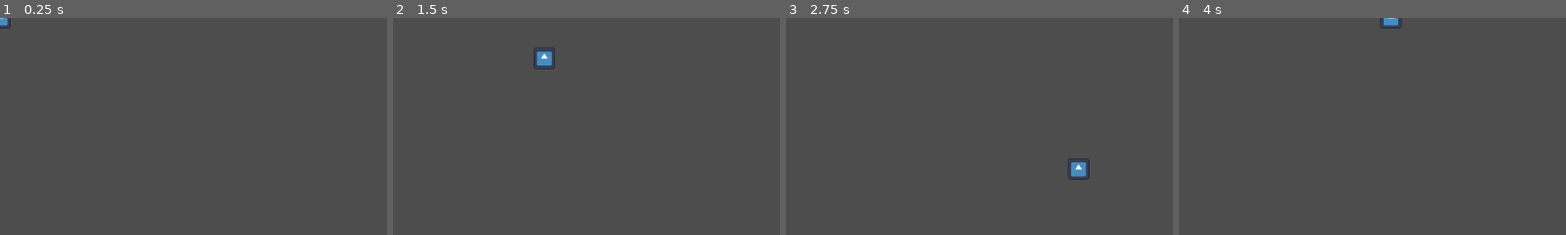
Above: before the commit, frames 1-4 (left to right).
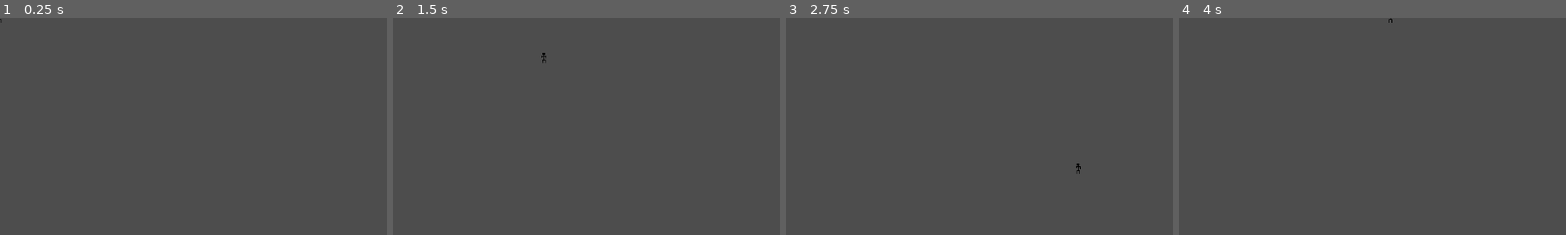
Above: after the commit, the same moments.

Repository: MrSoraDev/Jam-De-Carnaval
Game: Godot game, scene res://Game/Scenes/characters/player/player.tscn
Two runs of this game, one before a commit and one after it. Both use one fixed random seed, a clock stepped at 60 frames per second and the inputs below. This scene is started directly instead of the project's main scene.
Inputs:
- Up to frame 1 (0.25 s): no input
- Up to frame 2 (1.5 s): tap Enter at 0.5 s; hold D (right) 0.53-1.28 s; tap E (action, bound only after the commit) at 0.6, 1.35 s; hold S (down) from 1.28 s (still down)
- Up to frame 3 (2.75 s): release S (down) at 2.03 s; hold D (right) from 2.03 s (still down); tap E (action, bound only after the commit) at 2.1 s
- Up to frame 4 (4 s): release D (right) at 2.78 s; hold W (up) 2.78-3.53 s; tap E (action, bound only after the commit) at 2.85, 3.6 s; hold A (left) from 3.53 s (still down)
The pictures show only the part of the screen within x 0-50%, y 0-50%; the shares and areas given below are measured in that part.

The runs differ from the first frame. In frame 1, less than 0.1% of the frame differs, in the area x 0-3%, y 0-5%; in frame 2, 0.3%; in frame 3, 0.4%, in the area x 72-79%, y 64-75%; in frame 4, 0.2%.

Commit message:
script folder

Diff:
--- a/Game/Scenes/characters/player/player.tscn
+++ b/Game/Scenes/characters/player/player.tscn
@@ -1,7 +1,79 @@
-[gd_scene load_steps=4 format=3 uid="uid://bai5ahcd8rj2e"]
+[gd_scene load_steps=12 format=3 uid="uid://bai5ahcd8rj2e"]
 
 [ext_resource type="Script" path="res://player.gd" id="1_gid07"]
-[ext_resource type="Texture2D" uid="uid://i36kn86dyfm6" path="res://icon.svg" id="2_u73yk"]
+[ext_resource type="Texture2D" uid="uid://b0twgg3tmgm16" path="res://Game/Scenes/characters/player/player.png" id="2_mxcso"]
+
+[sub_resource type="AtlasTexture" id="AtlasTexture_ksrjv"]
+atlas = ExtResource("2_mxcso")
+region = Rect2(16, 0, 16, 16)
+
+[sub_resource type="AtlasTexture" id="AtlasTexture_vimx4"]
+atlas = ExtResource("2_mxcso")
+region = Rect2(32, 0, 16, 16)
+
+[sub_resource type="AtlasTexture" id="AtlasTexture_i3omm"]
+atlas = ExtResource("2_mxcso")
+region = Rect2(0, 16, 16, 16)
+
+[sub_resource type="AtlasTexture" id="AtlasTexture_5li2e"]
+atlas = ExtResource("2_mxcso")
+region = Rect2(16, 16, 16, 16)
+
+[sub_resource type="AtlasTexture" id="AtlasTexture_xbxhj"]
+atlas = ExtResource("2_mxcso")
+region = Rect2(32, 16, 16, 16)
+
+[sub_resource type="AtlasTexture" id="AtlasTexture_85uix"]
+atlas = ExtResource("2_mxcso")
+region = Rect2(0, 32, 16, 16)
+
+[sub_resource type="AtlasTexture" id="AtlasTexture_j22w4"]
+atlas = ExtResource("2_mxcso")
+region = Rect2(0, 0, 16, 16)
+
+[sub_resource type="SpriteFrames" id="SpriteFrames_e5t7o"]
+animations = [{
+"frames": [{
+"duration": 1.0,
+"texture": SubResource("AtlasTexture_ksrjv")
+}, {
+"duration": 1.0,
+"texture": SubResource("AtlasTexture_vimx4")
+}],
+"loop": true,
+"name": &"dance1",
+"speed": 5.0
+}, {
+"frames": [{
+"duration": 1.0,
+"texture": SubResource("AtlasTexture_i3omm")
+}, {
+"duration": 1.0,
+"texture": SubResource("AtlasTexture_5li2e")
+}],
+"loop": true,
+"name": &"dance2",
+"speed": 5.0
+}, {
+"frames": [{
+"duration": 1.0,
+"texture": SubResource("AtlasTexture_xbxhj")
+}, {
+"duration": 1.0,
+"texture": SubResource("AtlasTexture_85uix")
+}],
+"loop": true,
+"name": &"dance3",
+"speed": 5.0
+}, {
+"frames": [{
+"duration": 1.0,
+"texture": SubResource("AtlasTexture_j22w4")
+}],
+"loop": true,
+"name": &"idle",
+"speed": 5.0
+}]
 
 [sub_resource type="CircleShape2D" id="CircleShape2D_maxdy"]
 radius = 19.0
@@ -9,9 +81,9 @@
 [node name="Player" type="CharacterBody2D"]
 script = ExtResource("1_gid07")
 
-[node name="Sprite2D" type="Sprite2D" parent="."]
-scale = Vector2(0.25, 0.25)
-texture = ExtResource("2_u73yk")
+[node name="AnimatedSprite2D" type="AnimatedSprite2D" parent="."]
+sprite_frames = SubResource("SpriteFrames_e5t7o")
+animation = &"idle"
 
 [node name="CollisionShape2D" type="CollisionShape2D" parent="."]
 shape = SubResource("CircleShape2D_maxdy")
--- a/player.gd
+++ b/player.gd
@@ -1,11 +1,12 @@
 extends CharacterBody2D
 
 const SPEED = 300.0
+@onready var animated_sprite_2d: AnimatedSprite2D = $AnimatedSprite2D
 
 func _physics_process(delta: float) -> void:
 
+
 	velocity = get_movement_axis() * SPEED
-
 	move_and_slide()
 
 func get_movement_axis() -> Vector2:
@@ -25,3 +26,7 @@
 
 	# Normalize the vector to prevent diagonal speed boost
 	return axis.normalized()
+
+func handle_animations():
+	if Input.is_action_just_pressed("action"):
+		animated_sprite_2d.play("dance1")
--- a/project.godot
+++ b/project.godot
@@ -44,6 +44,11 @@
 "events": [Object(InputEventKey,"resource_local_to_scene":false,"resource_name":"","device":-1,"window_id":0,"alt_press …(192 unchanged characters)…
 ]
 }
+action={
+"deadzone": 0.5,
+"events": [Object(InputEventKey,"resource_local_to_scene":false,"resource_name":"","device":-1,"window_id":0,"alt_pressed":false,"shift_pressed":false,"ctrl_pressed":false,"meta_pressed":false,"pressed":false,"keycode":0,"physical_keycode":69,"key_label":0,"unicode":101,"location":0,"echo":false,"script":null)
+]
+}
 
 [layer_names]
 
--- /dev/null
+++ b/scripts/world.gd
@@ -0,0 +1,11 @@
+extends Node
+
+
+# Called when the node enters the scene tree for the first time.
+func _ready() -> void:
+	pass # Replace with function body.
+
+
+# Called every frame. 'delta' is the elapsed time since the previous frame.
+func _process(delta: float) -> void:
+	pass
